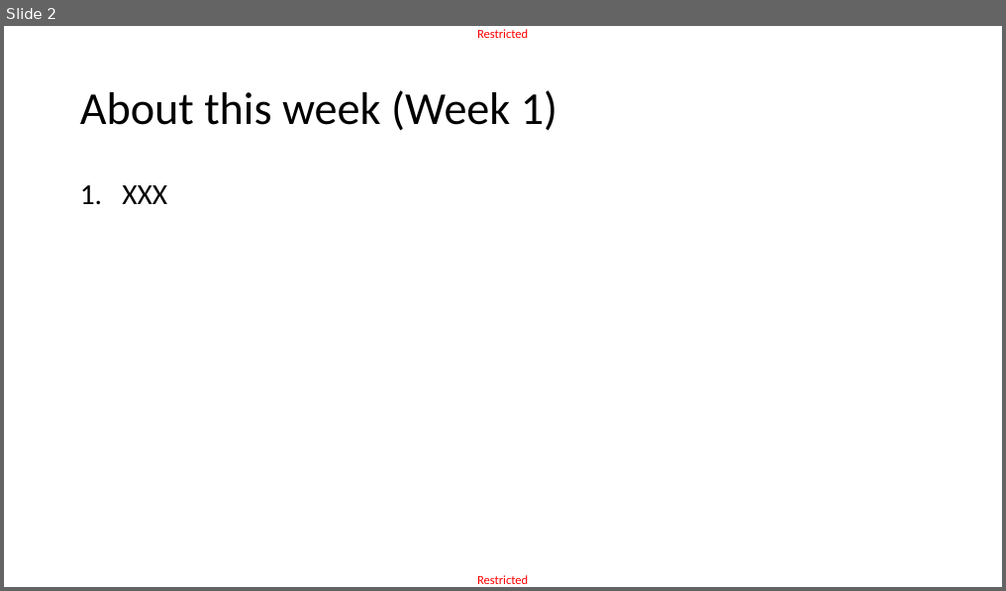
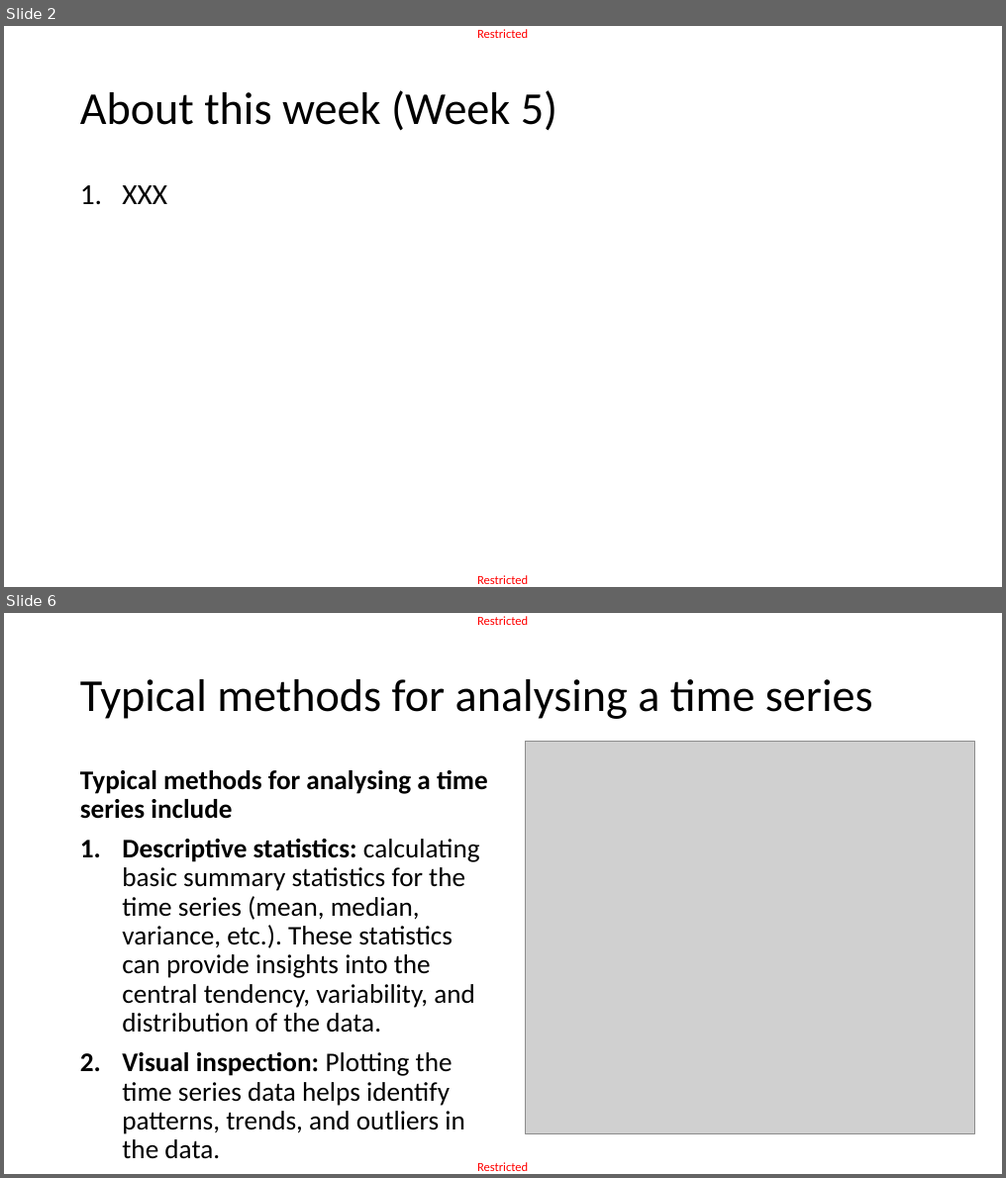
Before and after one commit to matthieudemari/SUTD_DL_50_039, a slide deck: W5/0. All/W5.pptx. Shown one above the other, each under a label of ours: slide 2 before the commit, slides 2 and 6 after it; the slides between them are not shown. The pictures are 1006x591 and 1006x1178 pixels, drawn with LibreOffice and Linux fonts; fonts in the diff are those of the drawing; grey boxes stand for pictures. Boxes give left, top, right and bottom in pixels: in the first picture for what was removed or moved away, otherwise in the second. Text is boxed around its words. In the diff, an @@ line names an element or a change of style, - is before the commit and + after.

```diff
--- a/W5/0. All/W5.pptx
+++ b/W5/0. All/W5.pptx
@@ slide 6 added at <box>4,613,1002,1174</box>, background #FFFFFF; not listed: 2 template elements that a slide beside it also shows @@
@@ title added at <box>80,679,873,719</box>, 44 pt, text #000000 @@
+Typical methods for analysing a time series
@@ picture added at <box>526,742,975,1135</box> @@
@@ text added at <box>80,770,488,1159</box>, 25.9 pt, text #000000 @@
+Typical methods for analysing a time series include
+1. Descriptive statistics: calculating basic summary statistics for the time series (mean, median, variance, etc.). These statistics can provide insights into the central tendency, variability, and distribution of the data.
+2. Visual inspection: Plotting the time series data helps identify patterns, trends, and outliers in the data.
@@ slide 2 changed as well @@
@@ title at <box>80,90,557,131</box>: text changed @@
-About this week (Week 1)
+About this week (Week 5)
```
Also in this commit, not shown: 2 other slides changed, 32 other slides added, 6 other files.
